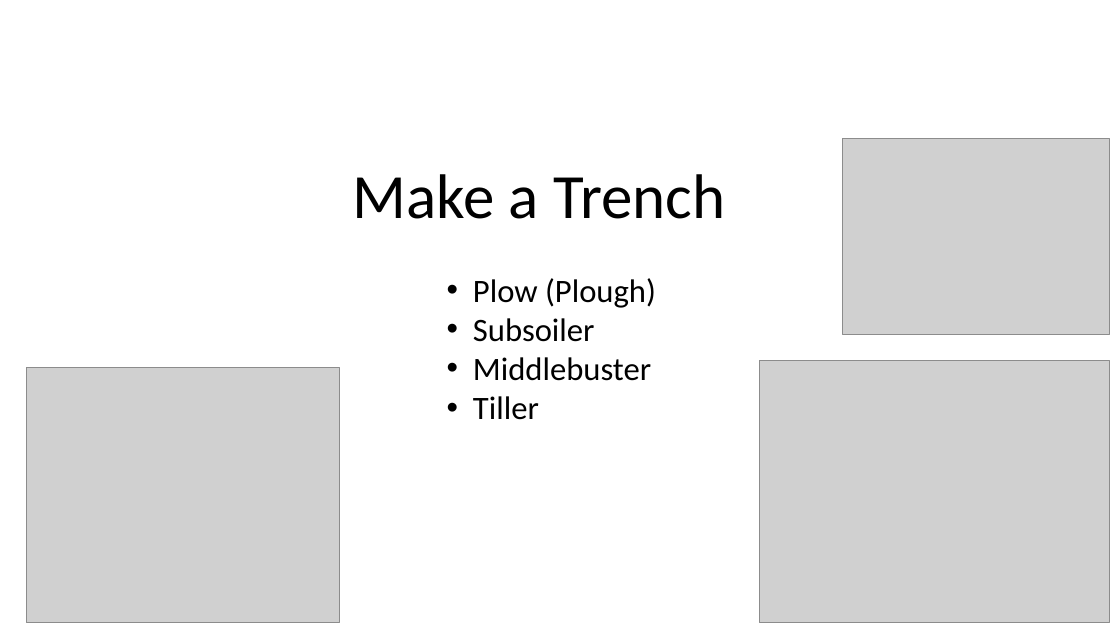
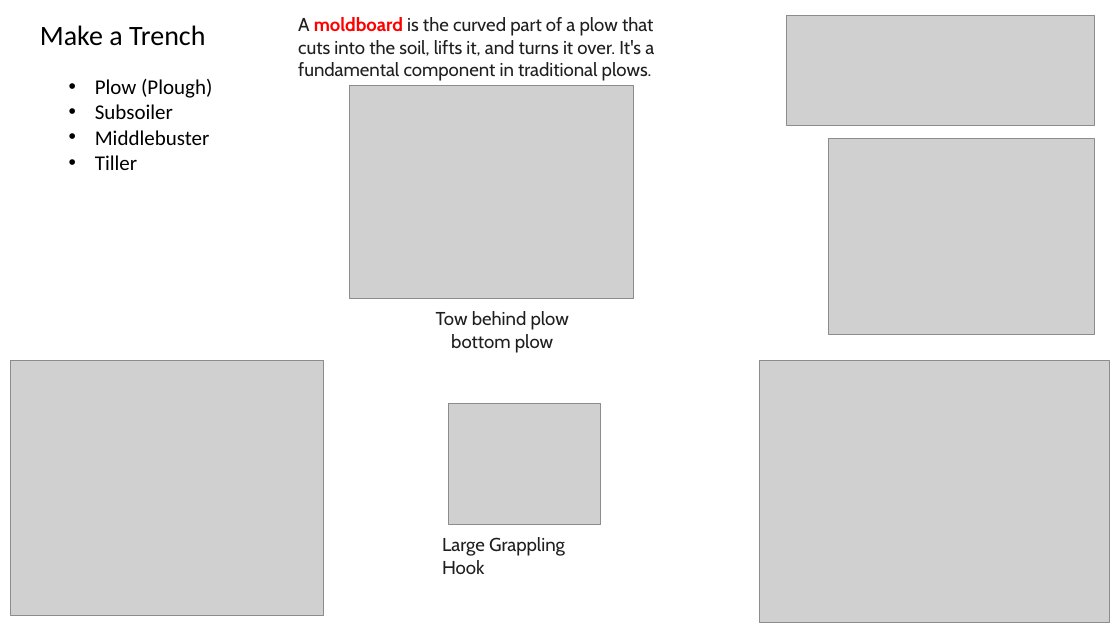
Before and after one commit to lselector/misc_farm, a slide deck: slide 1 of trencher.pptx. Drawn at 1120x630 pixels with LibreOffice and Linux fonts; fonts in the diff are those of the drawing; grey boxes stand for pictures. Boxes give left, top, right and bottom in pixels: in the first picture for what was removed or moved away, otherwise in the second. Text is boxed around its words. In the diff, an @@ line names an element or a change of style, - is before the commit and + after.

```diff
--- a/trencher.pptx
+++ b/trencher.pptx
@@ text "Make a Trench" moved from (x1=353, y1=174, x2=725, y2=219) to (x1=40, y1=25, x2=205, y2=46) @@
@@ text "Make a Trench" at (x1=40, y1=25, x2=205, y2=46): size 54 to 24 pt @@
@@ text added at (x1=298, y1=17, x2=654, y2=81), 16 pt, text #1F1F1F @@
+A moldboard is the curved part of a plow that cuts into the soil, lifts it, and turns it over. It's a fundamental component in traditional plows.
@@ picture added at (x1=786, y1=15, x2=1095, y2=125) @@
@@ text "Plow (Plough)" moved from (x1=473, y1=278, x2=656, y2=420) to (x1=95, y1=79, x2=212, y2=170) @@
@@ text "Plow (Plough)" at (x1=95, y1=79, x2=212, y2=170): size 28 to 18 pt @@
@@ picture added at (x1=350, y1=85, x2=634, y2=297) @@
@@ picture moved from (x1=843, y1=139, x2=1109, y2=334) to (x1=828, y1=139, x2=1095, y2=334) @@
@@ text added at (x1=436, y1=311, x2=569, y2=353), 16 pt, text #1F1F1F @@
+Tow behind plow
+bottom plow
@@ picture moved from (x1=26, y1=367, x2=339, y2=623) to (x1=11, y1=360, x2=324, y2=616) @@
@@ picture added at (x1=449, y1=404, x2=601, y2=525) @@
@@ text added at (x1=442, y1=537, x2=565, y2=574), 16 pt, text #1F1F1F @@
+Large Grappling Hook
```
Also in this commit, not shown: 2 other slides changed, 2 other files.
